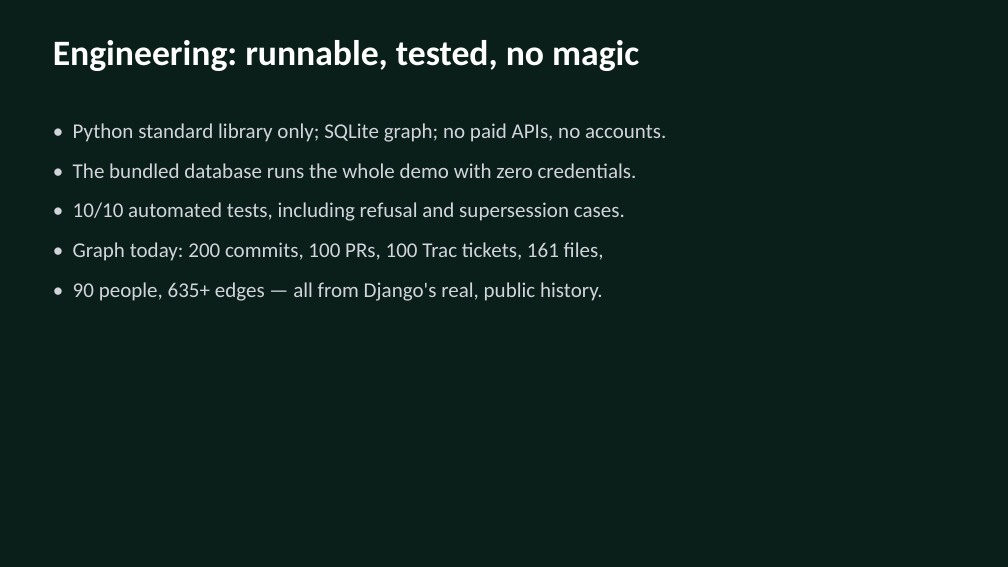
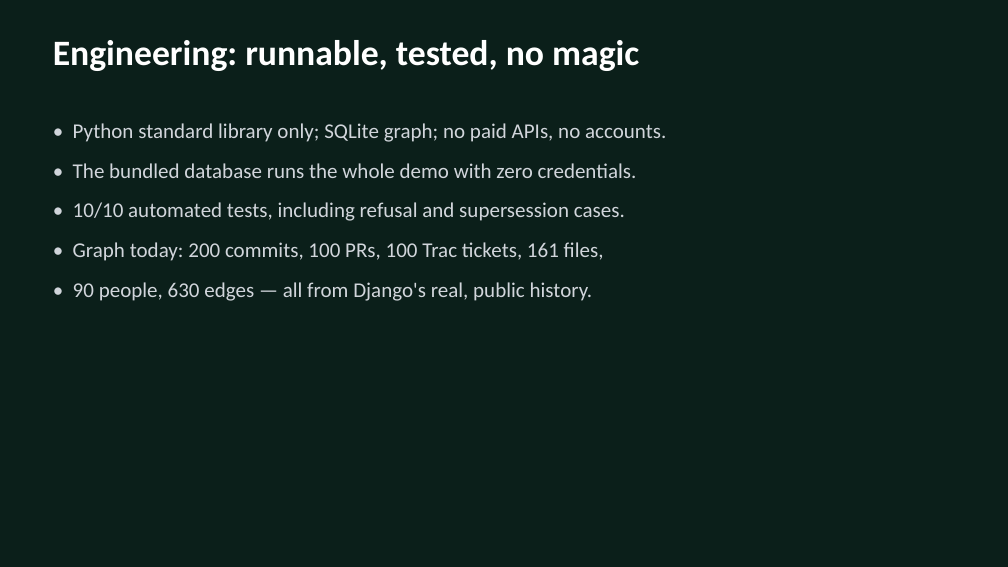
Before and after one commit to eres0045/hackfront-fortec, a slide deck: slide 7 of docs/whycode-pitch-deck.pptx. Drawn at 1008x567 pixels with LibreOffice and Linux fonts; fonts in the diff are those of the drawing. Boxes give left, top, right and bottom in pixels: in the first picture for what was removed or moved away, otherwise in the second. Text is boxed around its words. In the diff, an @@ line names an element or a change of style, - is before the commit and + after.

```diff
--- a/docs/whycode-pitch-deck.pptx
+++ b/docs/whycode-pitch-deck.pptx
@@ text at box(73, 282, 593, 301): text changed @@
-• 90 people, 635+ edges — all from Django's real, public history.
+• 90 people, 630 edges — all from Django's real, public history.
```
Also in this commit, not shown: 2 other files.
